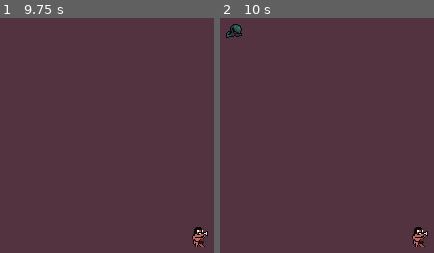
Above: before the commit, frames 1-2 (left to right).
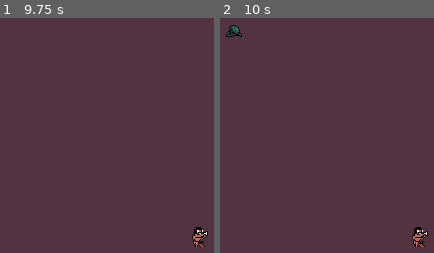
Above: after the commit, the same moments.

Repository: loteque/wasteland-warrior
Game: Godot game, scene res://test/MobSpawnerTest.tscn
Same seed, same stepped clock (60 frames per second), same inputs: the game is played once before the commit and once after it. This scene is started directly instead of the project's main scene.
Inputs:
- Up to frame 1 (9.75 s): tap Enter at 0.5, 2, 3.5 s; hold Right (ui_right) 0.53-1.28 s; tap Space at 1.25, 2.75, 4.25 s; hold Down (ui_down) 1.28-2.03 s; hold Right (ui_right) 2.03-2.78 s; hold Up (ui_up) 2.78-3.53 s; hold Left (ui_left) 3.53-5.03 s; hold Down (ui_down) 5.03-5.78 s; hold Right (ui_right) 5.78-6.53 s; hold Up (ui_up) 6.53-7.28 s; hold Right (ui_right) 7.28-8.03 s; hold Down (ui_down) 8.03-8.78 s; hold Left (ui_left) 8.78-9.53 s; hold Up (ui_up) from 9.53 s (still down)
- Up to frame 2 (10 s): keep holding Up (ui_up)

Frame 1 is identical in both runs. In frame 2, 0.2% of the frame differs, in the area x 2-11%, y 2-9%.

Commit message:
Makes player take damage when colliding mob
Closes #66

Diff:
--- a/project/src/PlayerController.gd
+++ b/project/src/PlayerController.gd
@@ -1,6 +1,10 @@
 extends KinematicBody2D
 
 export var speed := 50
+export var health := 10
+
+var is_invincible = false
+onready var iframe_timer = $IFrameTimer
 
 func _physics_process(delta):
 	var motion = Vector2.ZERO
@@ -19,3 +23,24 @@
 
 	motion = motion.normalized() * speed
 	move_and_slide(motion)
+
+func _on_HurtBox_body_entered(body):
+	if !is_invincible:
+		take_damage(body.damage)
+		make_temporarily_invincible()
+
+func take_damage(amount):
+	health -= amount
+
+func make_temporarily_invincible():
+	is_invincible = true
+	start_iframe_timer()
+
+func start_iframe_timer():
+	iframe_timer.start()
+
+func _on_IFrameTimer_timeout():
+	make_vincible()
+
+func make_vincible():
+	is_invincible = false
--- a/project/src/PlayerController.tscn
+++ b/project/src/PlayerController.tscn
@@ -1,9 +1,13 @@
-[gd_scene load_steps=5 format=2]
+[gd_scene load_steps=6 format=2]
 
 [ext_resource path="res://src/PlayerController.gd" type="Script" id=1]
 [ext_resource path="res://assets/char/warrior-temp.jpg" type="Texture" id=2]
 [ext_resource path="res://src/PlayerCamera.gd" type="Script" id=3]
 [ext_resource path="res://src/mobs/MobSpawner.tscn" type="PackedScene" id=4]
+
+[sub_resource type="CapsuleShape2D" id=1]
+radius = 5.0
+height = 8.0
 
 [node name="PlayerController" type="KinematicBody2D" groups=["player"]]
 script = ExtResource( 1 )
@@ -17,3 +21,14 @@
 script = ExtResource( 3 )
 
 [node name="MobSpawner" parent="." instance=ExtResource( 4 )]
+
+[node name="HurtBox" type="Area2D" parent="."]
+
+[node name="CollisionShape2D" type="CollisionShape2D" parent="HurtBox"]
+position = Vector2( -2, 0 )
+shape = SubResource( 1 )
+
+[node name="IFrameTimer" type="Timer" parent="."]
+
+[connection signal="body_entered" from="HurtBox" to="." method="_on_HurtBox_body_entered"]
+[connection signal="timeout" from="IFrameTimer" to="." method="_on_IFrameTimer_timeout"]
--- a/project/src/mobs/Mob.gd
+++ b/project/src/mobs/Mob.gd
@@ -2,6 +2,7 @@
 
 export var speed = 20
 export var MIN_CHASE_DISTANCE_PIXELS = 1
+var damage := 1
 
 onready var target = get_tree().get_nodes_in_group("player")[0]
 
--- a/project/src/mobs/Mob.tscn
+++ b/project/src/mobs/Mob.tscn
@@ -35,7 +35,7 @@
 "speed": 5.0
 } ]
 
-[node name="Mob" type="KinematicBody2D" groups=["mobs"]]
+[node name="Mob" type="KinematicBody2D" groups=["CanHurtPlayer", "Mobs"]]
 z_index = 2
 collision/safe_margin = 0.001
 script = ExtResource( 2 )
@@ -43,7 +43,7 @@
 [node name="MobAnimatedSprite" type="AnimatedSprite" parent="."]
 frames = SubResource( 1 )
 animation = "Move"
-frame = 2
+frame = 4
 speed_scale = 2.0
 playing = true
 
--- /dev/null
+++ b/project/test/TestPlayerHurt.tscn
@@ -0,0 +1,27 @@
+[gd_scene load_steps=3 format=2]
+
+[ext_resource path="res://src/PlayerController.tscn" type="PackedScene" id=1]
+[ext_resource path="res://src/mobs/Mob.tscn" type="PackedScene" id=2]
+
+[node name="TestPlayerHurt" type="Node2D"]
+
+[node name="PlayerController" parent="." instance=ExtResource( 1 )]
+position = Vector2( 82, 62 )
+
+[node name="Mob" parent="." instance=ExtResource( 2 )]
+position = Vector2( 136, 67 )
+
+[node name="Mob2" parent="." instance=ExtResource( 2 )]
+position = Vector2( 113, 35 )
+
+[node name="Mob3" parent="." instance=ExtResource( 2 )]
+position = Vector2( 77, 34 )
+
+[node name="Mob4" parent="." instance=ExtResource( 2 )]
+position = Vector2( 52, 43 )
+
+[node name="Mob5" parent="." instance=ExtResource( 2 )]
+position = Vector2( 49, 75 )
+
+[node name="Mob6" parent="." instance=ExtResource( 2 )]
+position = Vector2( 86, 91 )
